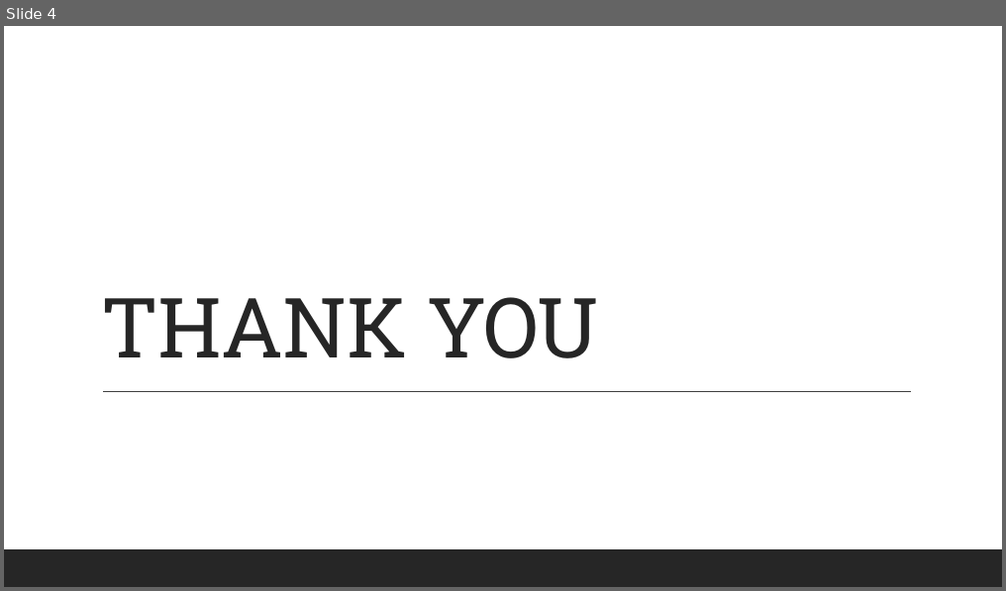
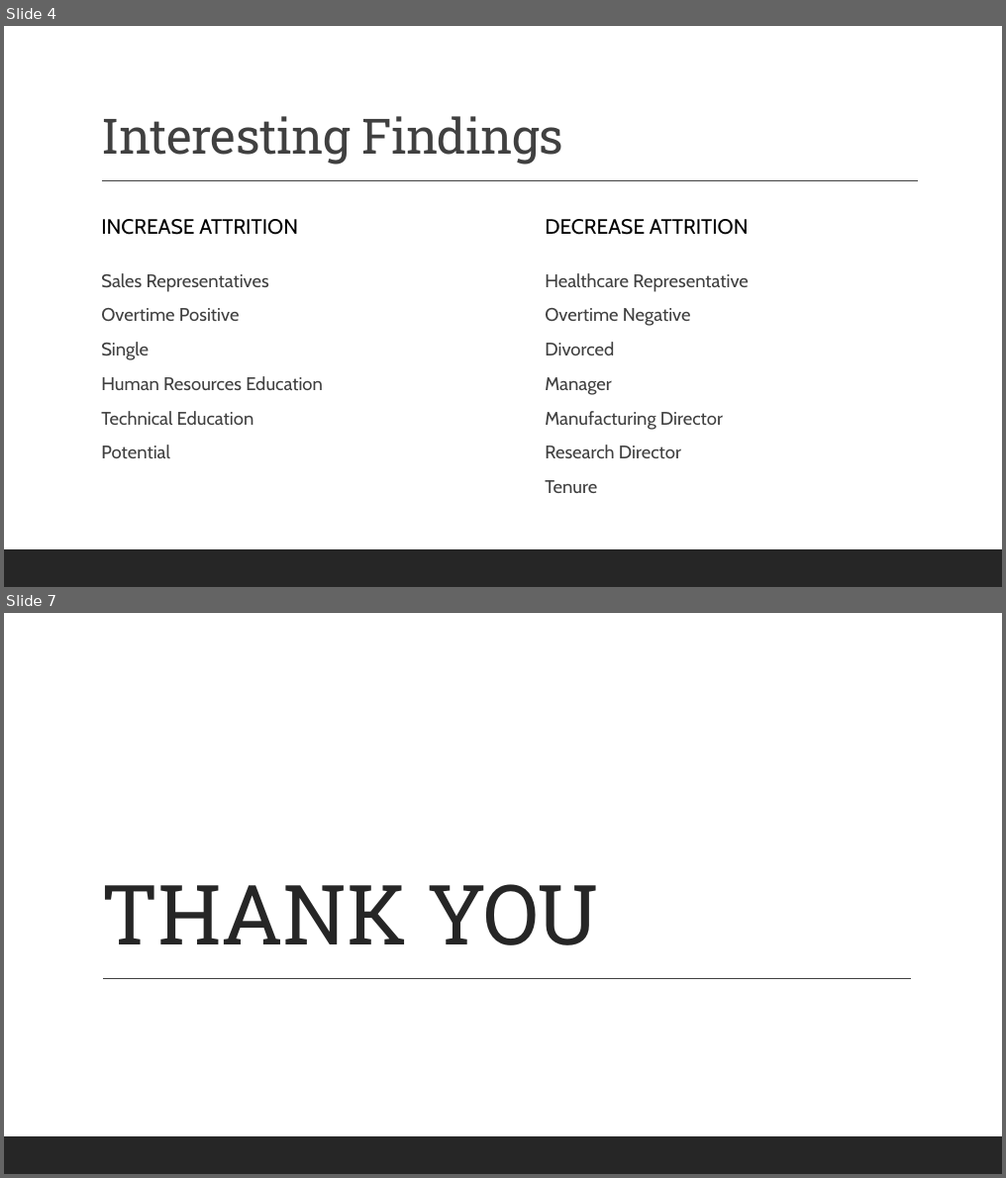
Before and after one commit to RageOfLeviathan/DS6306_CaseStudy02, a slide deck: DS6306_CaseStudy02.pptx. Shown one above the other, each under a label of ours: slide 4 before the commit, slides 4 and 7 after it; the slides between them are not shown. The pictures are 1006x591 and 1006x1178 pixels, drawn with LibreOffice and Linux fonts; fonts in the diff are those of the drawing. Boxes give left, top, right and bottom in pixels: in the first picture for what was removed or moved away, otherwise in the second. Text is boxed around its words. In the diff, an @@ line names an element or a change of style, - is before the commit and + after.

```diff
--- a/DS6306_CaseStudy02.pptx
+++ b/DS6306_CaseStudy02.pptx
@@ slide 4 added at (x1=4, y1=26, x2=1002, y2=587), background #FFFFFF; not listed: 1 template element that a slide beside it also shows @@
@@ title added at (x1=101, y1=116, x2=563, y2=165), 47 pt, text #404040 @@
+Interesting Findings
@@ line added from (102, 181) to (918, 181), #404040 1 pt @@
@@ text added at (x1=101, y1=219, x2=298, y2=235), 20 pt, text #000000 @@
+INCREASE ATTRITION
@@ text added at (x1=545, y1=219, x2=748, y2=235), 20 pt, text #000000 @@
+DECREASE ATTRITION
@@ text added at (x1=101, y1=274, x2=323, y2=459), 17.6 pt, text #404040 @@
+  Sales Representatives
+  Overtime Positive
+  Single
+  Human Resources Education
+  Technical Education
+  Potential
@@ text added at (x1=545, y1=274, x2=748, y2=493), 17.6 pt, text #404040 @@
+  Healthcare Representative
+  Overtime Negative
+  Divorced
+  Manager
+  Manufacturing Director
+  Research Director
+  Tenure
@@ what was slide 4 is now slide 7 @@
```
Also in this commit, not shown: 2 slides changed, 4 other slides added, 2 slides removed, 5 other files.
